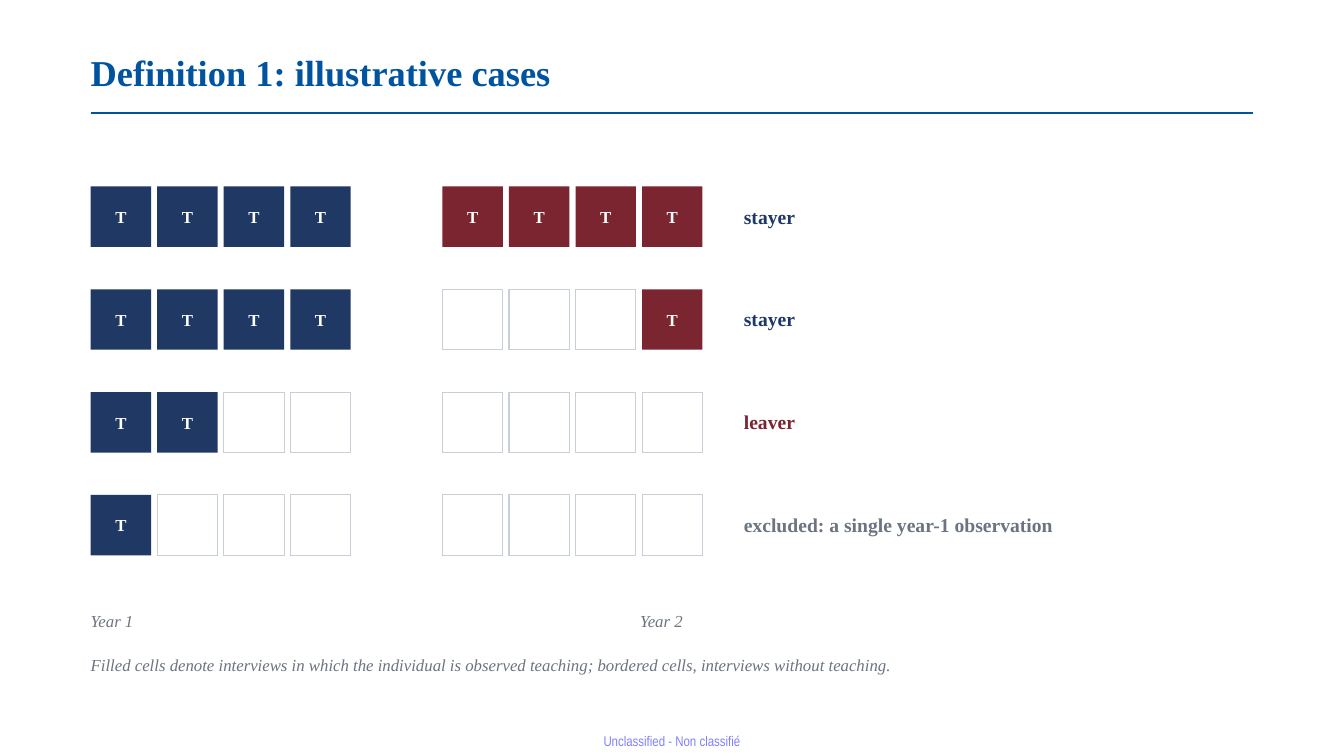
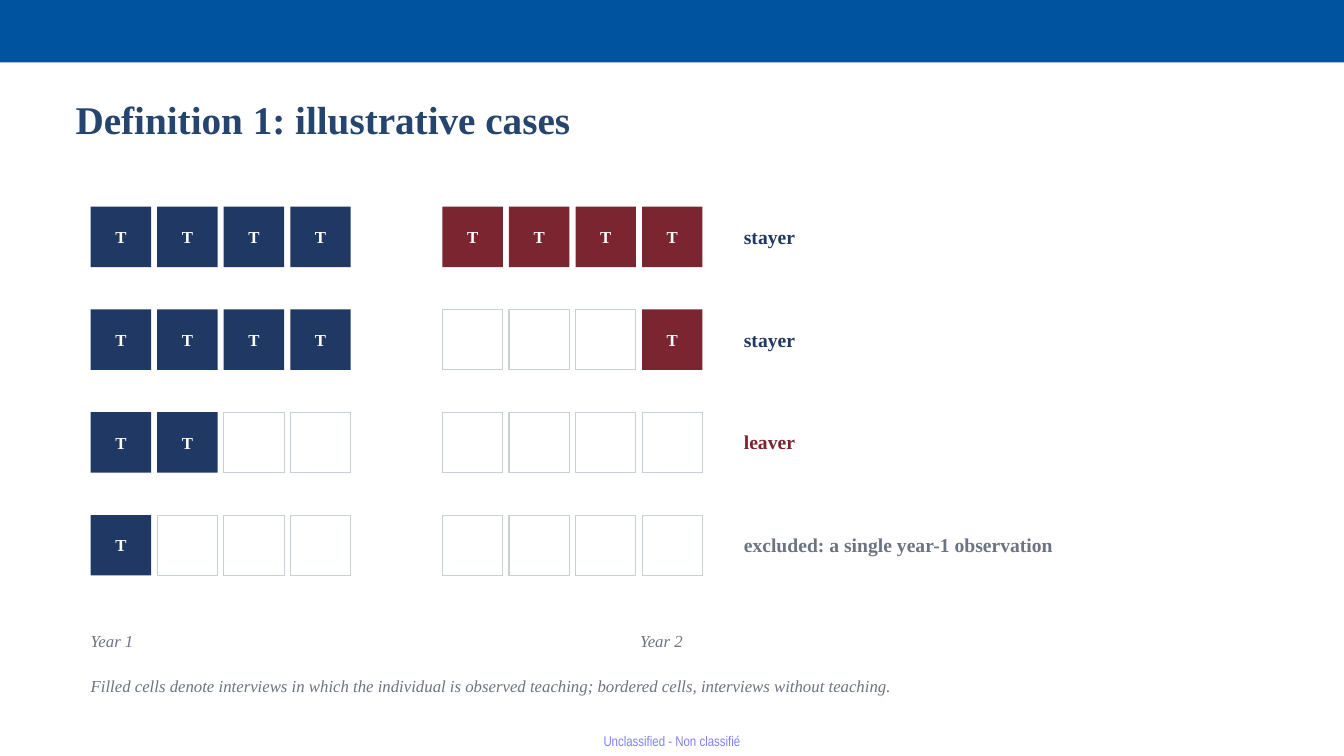
Before and after one commit to jedr1-ship-it/Alternative-Pathways----Quant, a slide deck: slide 10 of report/Proyect_US_v4.pptx (slide 9 before the commit). Drawn at 1344x756 pixels with LibreOffice and Linux fonts; fonts in the diff are those of the drawing. Boxes give left, top, right and bottom in pixels: in the first picture for what was removed or moved away, otherwise in the second. Text is boxed around its words. In the diff, an @@ line names an element or a change of style, - is before the commit and + after.

```diff
--- a/report/Proyect_US_v4.pptx
+++ b/report/Proyect_US_v4.pptx
@@ rectangle added at bbox=[0, 0, 1344, 63], fill #00549F @@
@@ text "Definition 1: illustrative cases": place and size @@
-text "Definition 1: illustrative cases" at bbox=[91, 60, 551, 87]
+text "Definition 1: illustrative cases" at bbox=[76, 106, 570, 135]
@@ text "Definition 1: illustrative cases" at bbox=[76, 106, 570, 135]: size 26 to 28 pt, text colour #00549F to #26456E @@
@@ line removed from (91, 113) to (1253, 113) @@
@@ 32 rectangles, 7 texts: place and size @@
-32 rectangles, 7 texts at bbox=[91, 187, 1053, 675]
+32 rectangles, 7 texts at bbox=[91, 207, 1053, 696]
```
Also in this commit, not shown: 12 other slides changed, 1 slide added, 1 other file.
